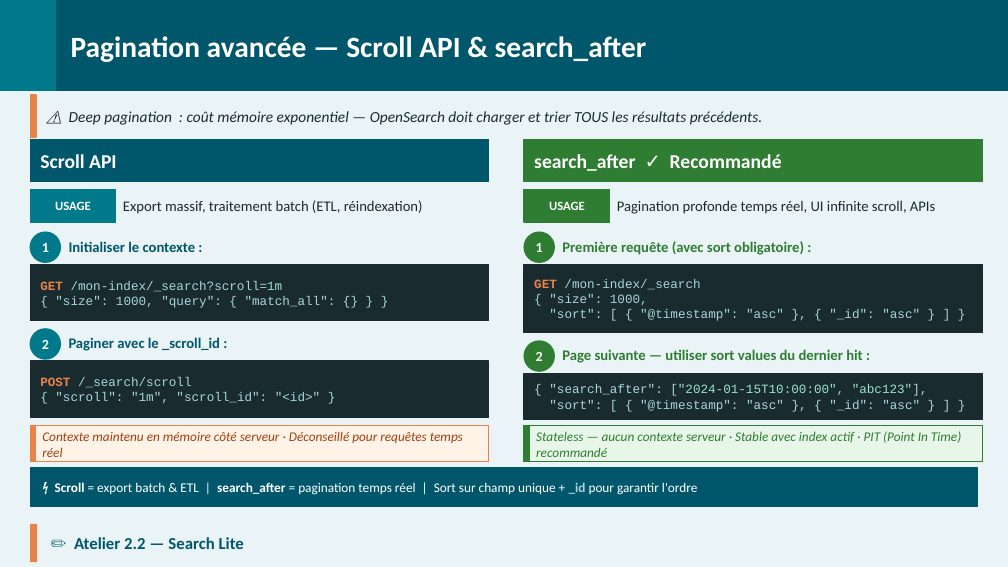
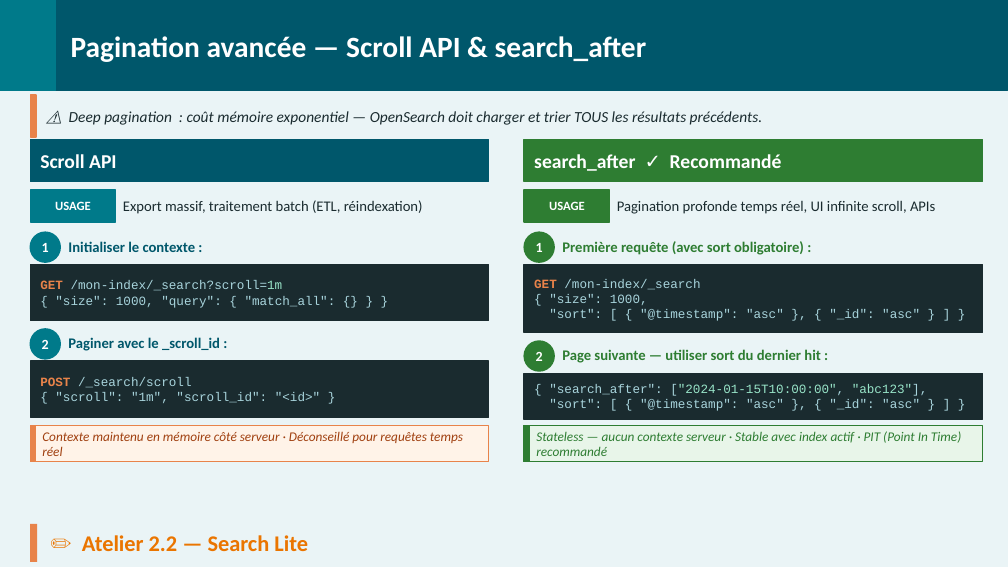
Before and after one commit to dthibau/opensearch, a slide deck: slide 37 of opensearch.pptx (slide 36 before the commit). Drawn at 1008x567 pixels with LibreOffice and Linux fonts; fonts in the diff are those of the drawing. Boxes give left, top, right and bottom in pixels: in the first picture for what was removed or moved away, otherwise in the second. Text is boxed around its words. In the diff, an @@ line names an element or a change of style, - is before the commit and + after.

```diff
--- a/opensearch.pptx
+++ b/opensearch.pptx
@@ text at bbox=[562, 349, 820, 363]: text changed @@
-Page suivante — utiliser sort values du dernier hit :
+Page suivante — utiliser sort du dernier hit :
@@ rectangle removed at bbox=[30, 468, 978, 506] @@
@@ text removed at bbox=[55, 482, 697, 495] @@
-⚡ Scroll = export batch & ETL | search_after = pagination temps réel | Sort sur champ unique + _id pour garantir l'ordre
@@ text "✏️ Atelier 2.2 — Search ..." at bbox=[82, 535, 308, 551]: size 12 to 16 pt, text colour #00576B to #EA7500 @@
```
Also in this commit, not shown: 54 other slides changed, 130 slides added, 8 slides removed, 50 other files.
